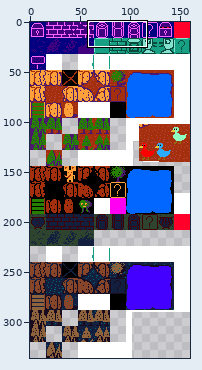
File history of a sprite sheet, client/tiles.png. The first picture is a wide view before the edit; the outline marks the close-up.
Close-up. Old version:
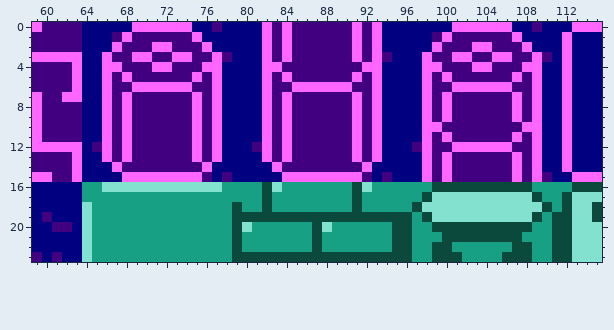
The file is 160x336 pixels. Shown: x 59..115, y 0..23.
New version:
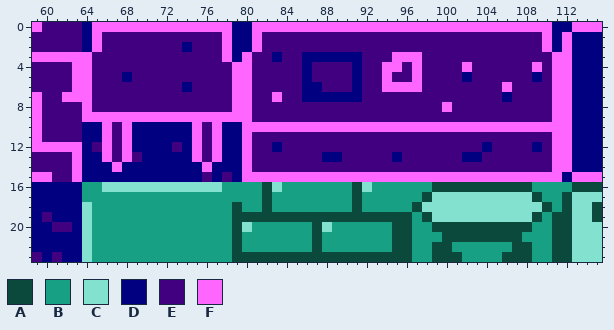
Palette (. is transparent): A #0b493d  B #18a085  C #83e2cf  D #000080  E #400080  F #ff66ff
The exact change:
Changed rows in their new state; - is an unchanged pixel.
first column x 64:
 0 -FFFF------FFFF--F-F-FFFFFF-F-FFFFFFF------FFFF-
 1 -FE-E------EEEF--FE-E------E-EEEEEE-E------EEEF-
 2 -FEE---EE-D-EEF--FE-E------E-EEEEEEE---EE---EEF-
 3 FEE--EE--EE--EF-FEEDE-DDDDDD-E-FFFE--EE--EE--E-F
 4 FEEE---EE---EEEFFEEE--D----DEEFFEFEE--FEE---E-EF
 5 FEE-D------E-EEFFEE-E-D----D-EFEEFE-E-D----E-DEF
 6 FEE--EEEEED--EEFFEE--EDDEEED-EFFFFE--EEEEE---EEF
 7 FEE-E------E-EEFFEEFE-DDDDDD-EEEEEE-E-----DE-EEF
 8 FEE-E------E-EEFFEE-E------E-EEEEEE--------E-EEF
 9 FF-F-FFFFFF-F-FFFEE-E------E-EEEEEE-E------E-EEF
10 -----DDDDDD-----FF-F-FFFFFF-F-FFFF--FFFFFFFF--FF
11 -----DDDDDD-----FEE-E------E-EEEEEE-E------E-EEF
12 -----DDDD-D-----F-EDE------E-EEEE-E--EEEDEE--DEF
13 ------DDDDD-----FEE-E---DD-E-EE-EEE-E-DD---E-EEF
14 ----DDDDDDDD----FEEE--------EEEEEEE-E------E-EEF
15 ----DDDDDDDD----FFFF--------FFFFFF-F-FFFFFF-F-FF
